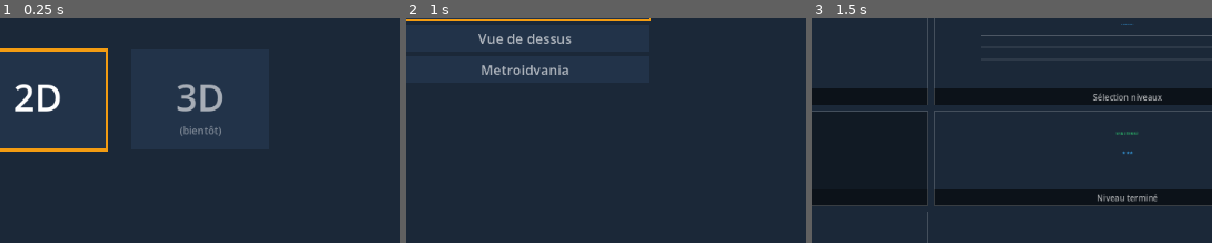
Above: before the commit, frames 1-3 (left to right).
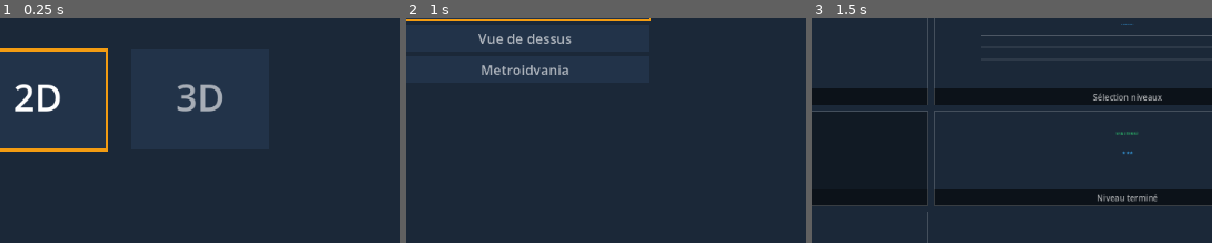
Above: after the commit, the same moments.

Repository: kilian-quittard/gaming-console-os
Game: Godot game, scene res://scenes/game/Forge.tscn
Two runs of this game, one before a commit and one after it. Both use one fixed random seed, a clock stepped at 60 frames per second and the inputs below.
Inputs (mouse positions are % of the whole screen's width and height, from its top left):
- Up to frame 1 (0.25 s): no input
- Up to frame 2 (1 s): tap Enter at 0.5 s; move the mouse to (72, 45) at 0.52 s; hold Right from 0.53 s (still down); hold Shift from 0.53 s (still down); click (72, 45) at 0.67 s; tap Space at 0.77 s
- Up to frame 3 (1.5 s): release Right at 1.25 s; release Shift at 1.25 s; tap Space at 1.25 s; drag from (30, 55) to (45, 70) at 1.27 s
The pictures show only the part of the screen within x 35-85%, y 32-82%; the shares and areas given below are measured in that part.

The runs differ from the first frame. In frame 1, 0.2% of the frame differs, in the area x 45-56%, y 48-53%; in frame 2, nothing differs; in frame 3, nothing differs.

Commit message:
feat(forge): 3D visual pass + showcase level
Environment: gradient procedural sky (warm horizon), filmic tonemap, glow,
distance fog, warmer sun, ambient from sky. Materials get soft roughness;
coins and mode markers are emissive (bloom); floor is a two-tone checker.
'(bientôt)' label on the 3D dim choice now only shows when no 3D template
exists.

Ships a showcase project 'Aventure 3D' (zone 'Vallée dorée'): start plaza,
2.5D bridge over the void (spikes, raised coins, stacked blocks), tower
plaza with a h3 staircase + summit coins + patrols + checkpoint, 2.5D
descent on the Z axis, final island with the goal. Verified by driving the
app: dash shows the zone minimap, 3D editor renders the plaza.

Co-Authored-By: Claude Opus 4.8 <noreply@anthropic.com>

Diff:
--- a/forge/scripts/common/forge/ForgeApp.gd
+++ b/forge/scripts/common/forge/ForgeApp.gd
@@ -2120,7 +2120,7 @@
 		draw_rect(box, Color("223349"))
 		if i == sel: draw_rect(box, Color("f39c12"), false, 4.0)
 		_ctext(f, bx + bw * 0.5, vp.y * 0.5 + 18, opts[i], Color.WHITE if i == sel else Color(1, 1, 1, 0.6), 60)
-		if i == 1:
+		if i == 1 and (TEMPLATES.get("3D", []) as Array).is_empty():
 			_ctext(f, bx + bw * 0.5, vp.y * 0.5 + 55, "(bientôt)", Color(1, 1, 1, 0.4), 16)
 	_ctext(f, vp.x * 0.5, vp.y - 40, "‹ › choisir    A valider", Color(1, 1, 1, 0.6), 16)
 
--- a/forge/scripts/common/templates/plat3d/Plat3DTemplate.gd
+++ b/forge/scripts/common/templates/plat3d/Plat3DTemplate.gd
@@ -172,13 +172,30 @@
 	var env := WorldEnvironment.new()
 	var e := Environment.new()
 	e.background_mode = Environment.BG_SKY
-	var sky := Sky.new(); sky.sky_material = ProceduralSkyMaterial.new()
+	var skm := ProceduralSkyMaterial.new()
+	skm.sky_top_color = Color("2a5d9c")
+	skm.sky_horizon_color = Color("ffd9a0")
+	skm.ground_bottom_color = Color("2a2e38")
+	skm.ground_horizon_color = Color("e8b27d")
+	skm.sun_angle_max = 30.0
+	var sky := Sky.new(); sky.sky_material = skm
 	e.sky = sky
 	e.ambient_light_source = Environment.AMBIENT_SOURCE_SKY
+	e.ambient_light_energy = 1.1
+	e.tonemap_mode = Environment.TONE_MAPPER_FILMIC
+	e.glow_enabled = true
+	e.glow_intensity = 0.5
+	e.glow_bloom = 0.1
+	e.fog_enabled = true
+	e.fog_light_color = Color("cfa97e")
+	e.fog_density = 0.012
+	e.fog_sky_affect = 0.2
 	env.environment = e
 	world3.add_child(env)
 	var sun := DirectionalLight3D.new()
-	sun.rotation_degrees = Vector3(-55, -30, 0)
+	sun.rotation_degrees = Vector3(-52, -28, 0)
+	sun.light_color = Color("fff2dd")
+	sun.light_energy = 1.25
 	sun.shadow_enabled = true
 	world3.add_child(sun)
 	cam3 = Camera3D.new()
@@ -202,12 +219,24 @@
 	world3.add_child(ghost3)
 
 
-func _mat(c: Color) -> StandardMaterial3D:
-	if not _mats.has(c):
+func _mat(c: Color, glow := 0.0) -> StandardMaterial3D:
+	var key := "%s|%.1f" % [c.to_html(), glow]
+	if not _mats.has(key):
 		var m := StandardMaterial3D.new()
 		m.albedo_color = c
-		_mats[c] = m
-	return _mats[c]
+		m.roughness = 0.82
+		if glow > 0.0:
+			m.emission_enabled = true
+			m.emission = c
+			m.emission_energy_multiplier = glow
+		_mats[key] = m
+	return _mats[key]
+
+
+func _box_glow(size: Vector3, at: Vector3, c: Color, glow: float) -> MeshInstance3D:
+	var mi := _box(size, at, c)
+	mi.material_override = _mat(c, glow)
+	return mi
 
 
 func _box(size: Vector3, at: Vector3, c: Color) -> MeshInstance3D:
@@ -250,11 +279,11 @@
 			if bh > 0.0:
 				nodes.append(_box(Vector3(U, bh, U), Vector3(cx, bh * 0.5, cz), Color("8d6e63")))
 			else:
-				var slab_c := Color("9e9e9e") if t == FLOOR else col.lerp(Color("9e9e9e"), 0.4)
+				var slab_c := (Color("a8b0b8") if (k.x + k.y) % 2 == 0 else Color("939ba3")) 					if t == FLOOR else col.lerp(Color("9e9e9e"), 0.4)
 				nodes.append(_box(Vector3(U, 0.16, U), Vector3(cx, -0.08, cz), slab_c))
 			match t:
 				COIN:
-					var cn := _box(Vector3(0.36, 0.36, 0.08), Vector3(cx, bh + 0.5, cz), Color("f1c40f"))
+					var cn := _box_glow(Vector3(0.36, 0.36, 0.08), Vector3(cx, bh + 0.5, cz), Color("f1c40f"), 1.6)
 					coin_nodes.append(cn); nodes.append(cn)
 				SPIKE:
 					nodes.append(_box(Vector3(0.5, 0.45, 0.5), Vector3(cx, bh + 0.22, cz), Color("e74c3c")))
@@ -262,7 +291,7 @@
 					nodes.append(_box(Vector3(0.1, 1.8, 0.1), Vector3(cx, bh + 0.9, cz), Color("ecf0f1")))
 					nodes.append(_box(Vector3(0.5, 0.3, 0.06), Vector3(cx + 0.25, bh + 1.5, cz), Color("3498db")))
 				MODE25, MODE3D:
-					nodes.append(_box(Vector3(0.16, 0.9, 0.16), Vector3(cx, bh + 0.45, cz), col))
+					nodes.append(_box_glow(Vector3(0.16, 0.9, 0.16), Vector3(cx, bh + 0.45, cz), col, 1.2))
 				ENEMY:
 					var en := _box(Vector3(0.6, 0.6, 0.6), Vector3(cx, bh + 0.3, cz), Color("e74c3c"))
 					enemies3.append({"node": en, "x": cx, "z": cz, "dir": 1.0, "y": bh,
